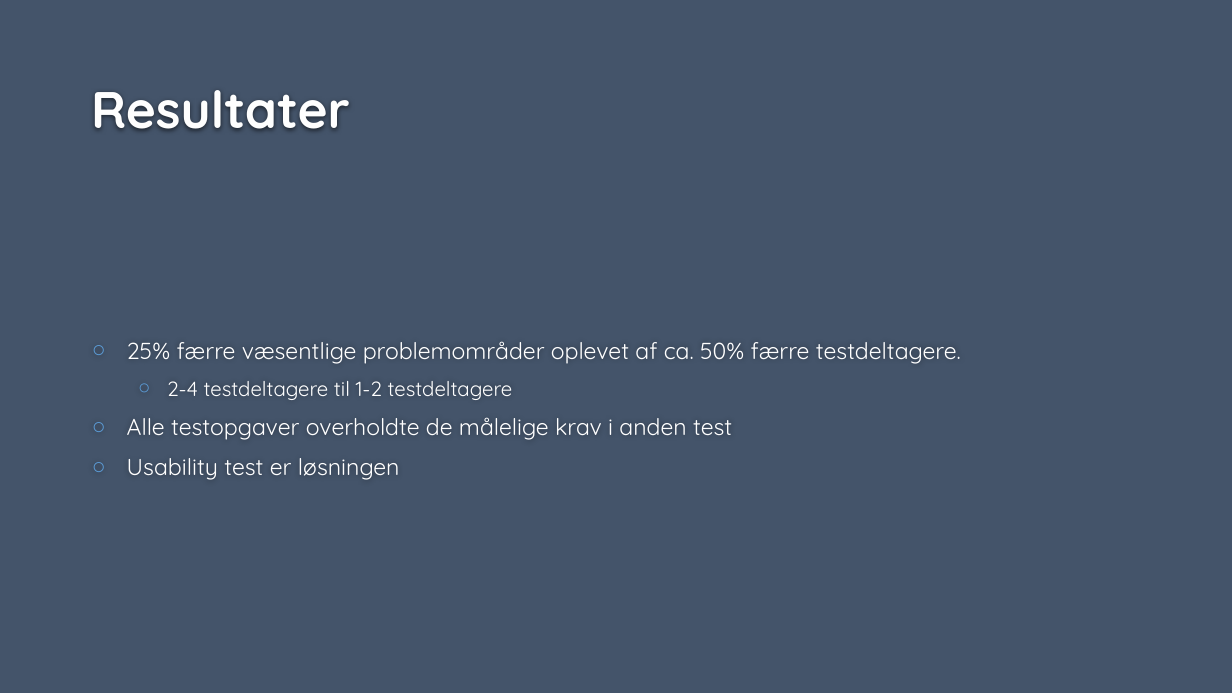
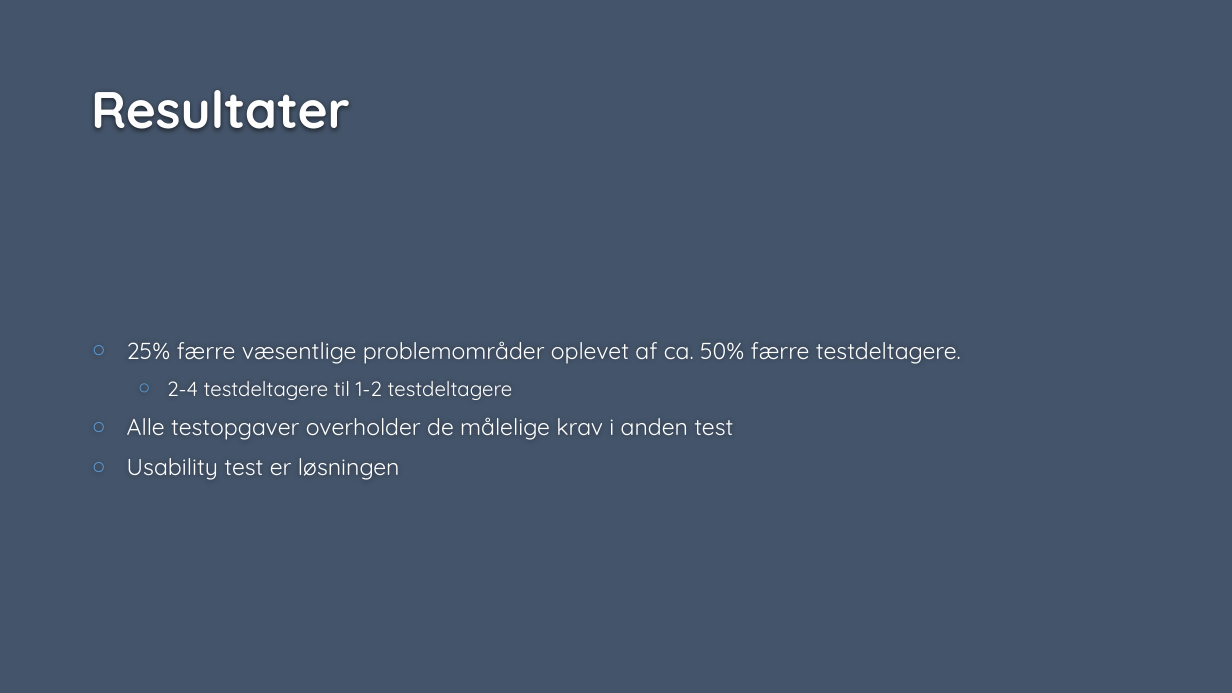
Before and after one commit to aag147/Breakfast, a slide deck: slide 9 of Breakfast Manager.pptx (slide 8 before the commit). Drawn at 1232x693 pixels with LibreOffice and Linux fonts; fonts in the diff are those of the drawing; background and template pictures are left out. Boxes give left, top, right and bottom in pixels: in the first picture for what was removed or moved away, otherwise in the second. Text is boxed around its words. In the diff, an @@ line names an element or a change of style, - is before the commit and + after.

```diff
--- a/Breakfast Manager.pptx
+++ b/Breakfast Manager.pptx
@@ text at bbox=[127, 417, 733, 440]: text changed @@
-○ Alle testopgaver overholdte de målelige krav i anden test
+○ Alle testopgaver overholder de målelige krav i anden test
```
Also in this commit, not shown: 2 other slides changed, 1 slide added.
